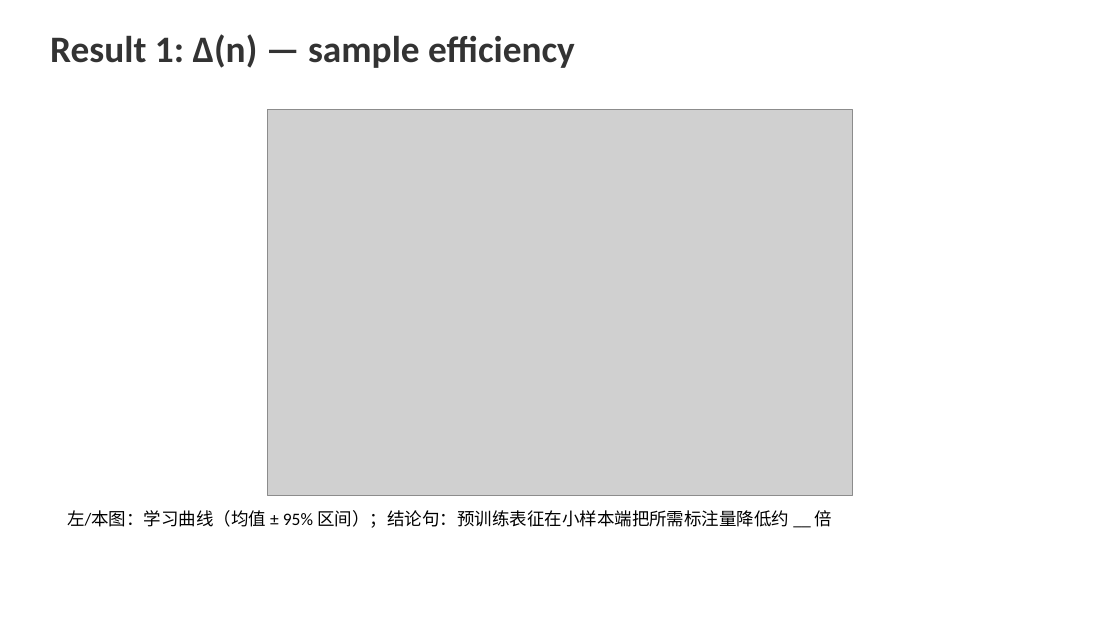
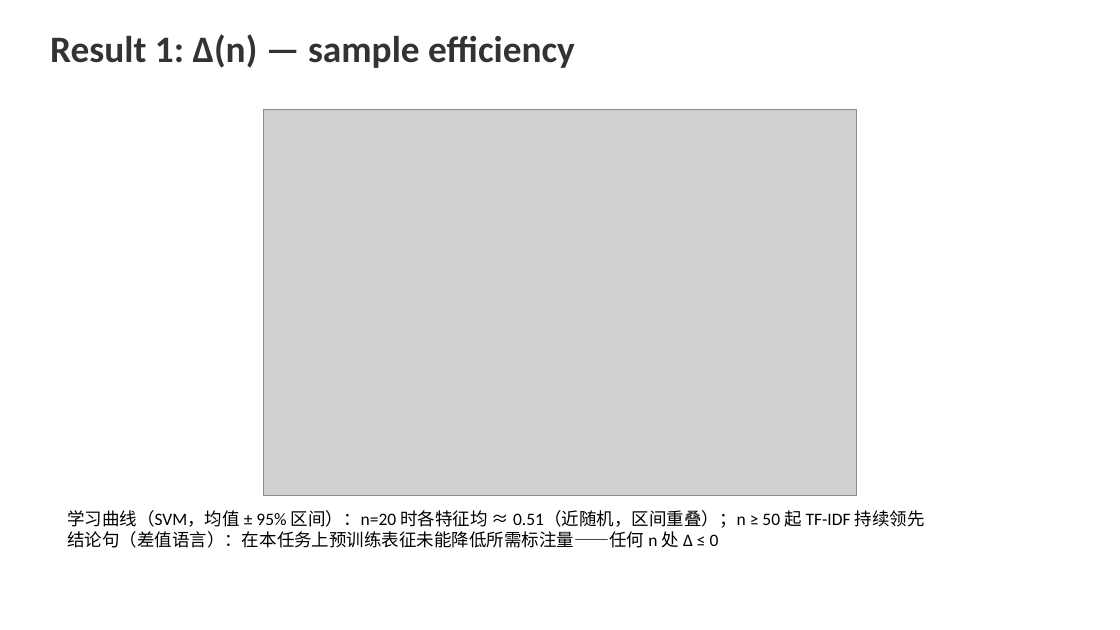
Before and after one commit to FauReam/text-monitor-436, a slide deck: slide 4 of slides/final.pptx. Drawn at 1120x630 pixels with LibreOffice and Linux fonts; fonts in the diff are those of the drawing; grey boxes stand for pictures. Boxes give left, top, right and bottom in pixels: in the first picture for what was removed or moved away, otherwise in the second. Text is boxed around its words. In the diff, an @@ line names an element or a change of style, - is before the commit and + after.

```diff
--- a/slides/final.pptx
+++ b/slides/final.pptx
@@ picture: place and size @@
-picture at (268, 109, 853, 496)
+picture at (264, 109, 857, 496)
@@ text at (67, 510, 925, 548): text changed @@
-左/本图：学习曲线（均值 ± 95% 区间）；结论句：预训练表征在小样本端把所需标注量降低约 __ 倍
+学习曲线（SVM，均值 ± 95% 区间）：n=20 时各特征均 ≈ 0.51（近随机，区间重叠）；n ≥ 50 起 TF-IDF 持续领先
+结论句（差值语言）：在本任务上预训练表征未能降低所需标注量——任何 n 处 Δ ≤ 0
```
Also in this commit, not shown: 7 other slides changed, 2 slides added, 2 slides removed, 44 other files.
